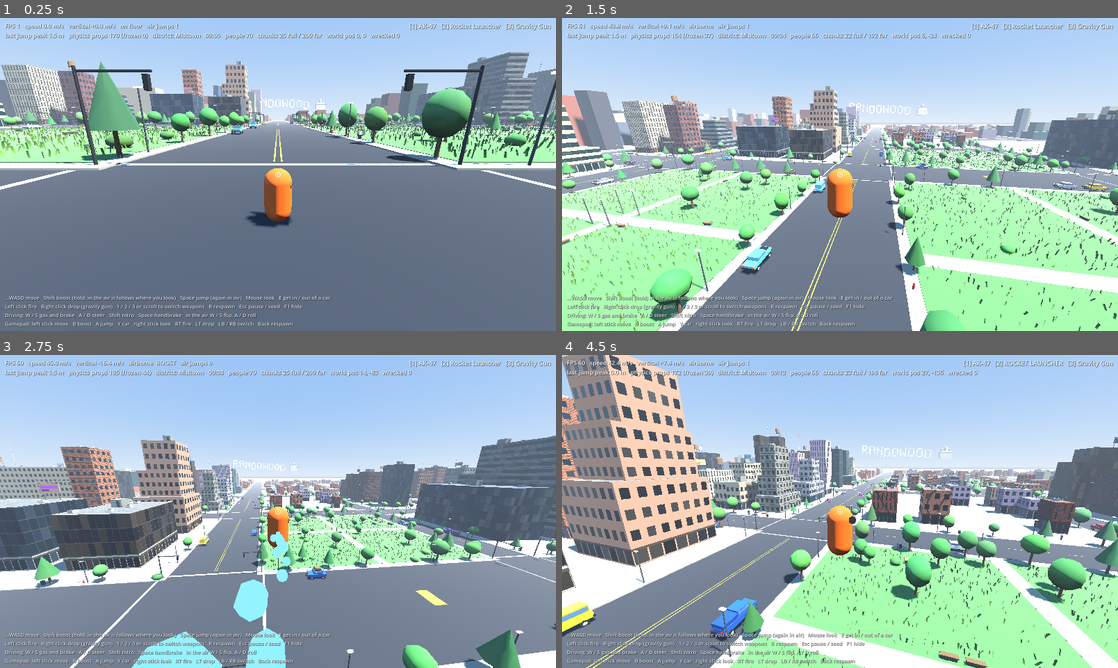
Above: before the commit, frames 1-4 (two rows, left to right).
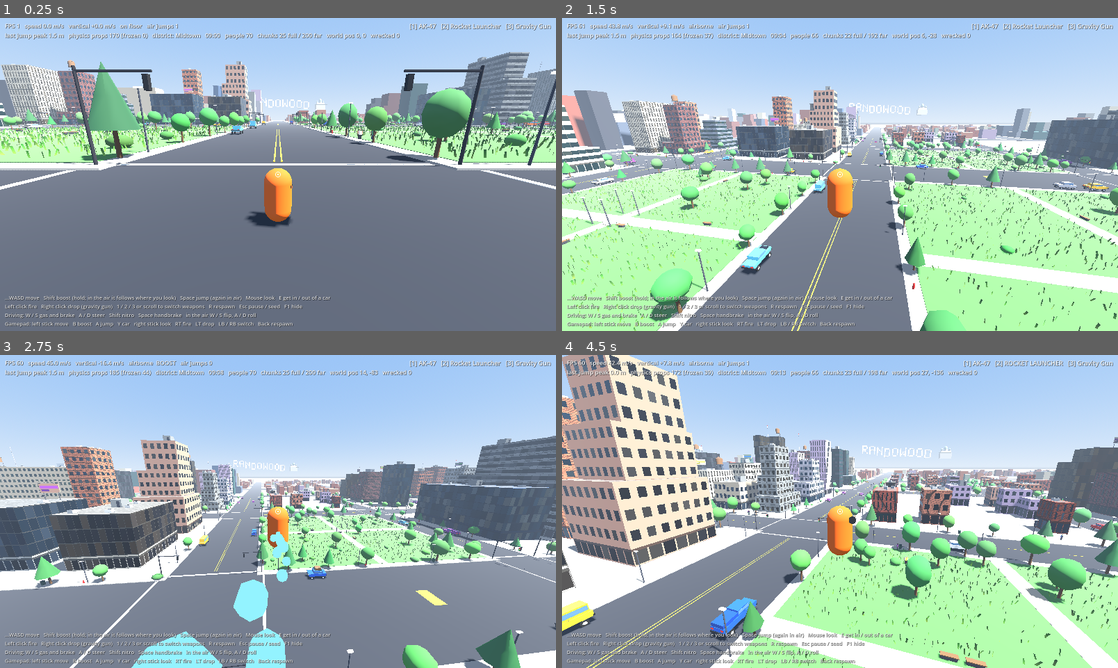
Above: after the commit, the same moments.

Repository: ashalluf/rando-game
Game: Godot game, scene res://scenes/levels/city.tscn
Two runs of this game, one before a commit and one after it. Both use one fixed random seed, a clock stepped at 60 frames per second and the inputs below.
Inputs (mouse positions are in pixels of both pictures, inside the frame that each line leads up to):
- Up to frame 1 (0.25 s): no input
- Up to frame 2 (1.5 s): move the mouse to (867, 174) at 0.52 s; hold Shift (boost) 0.53-1.28 s; hold W (move_forward) from 0.53 s (still down); tap Space (jump) at 0.77 s; move the mouse to (812, 174) at 1.27 s; right-click (812, 174) at 1.35 s
- Up to frame 3 (2.75 s): keep holding W (move_forward); tap Space (jump) at 1.52 s; tap Shift (boost) at 1.55 s; move the mouse to (289, 505) at 2.02 s; hold Shift (boost) from 2.03 s (still down)
- Up to frame 4 (4.5 s): keep holding W (move_forward); move the mouse to (834, 517) at 2.77 s; release Shift (boost) at 2.78 s; click (834, 517) at 2.85 s; tap Space (jump) at 3.02, 3.77 s; tap Shift (boost) at 3.05 s; move the mouse to (878, 514) at 3.52 s; hold Shift (boost) 3.53-4.28 s; tap E (interact) at 3.6 s; move the mouse to (795, 508) at 4.27 s; tap Mouse wheel up (next_weapon) at 4.35 s

The runs differ from the first frame. In frame 1, 3.5% of the frame differs, in the area x 0-100%, y 14-66%; in frame 2, 3.1%; in frame 3, 3.8%; in frame 4, 15%, in the area x 0-100%, y 0-100%.

Commit message:
Fix car physics (drove backwards, would not turn) and add moonlight
Measured headless: Godot's engine_force pushes toward local +Z, which is
the tail of the model, so it is negated now and reverse works the right
way. Under power the car pitched onto its rear wheels because the center
of mass was high and the suspension travel exceeded its rest length, so
the front tires never gripped. Now: custom low center of mass, springs
60 / rest 0.35 / travel 0.2, max force 50000, damping 0.8 / 1.2, grip
10.5, roll influence 0.1, angular damp 0.5, W flips nose-down in the
air. The smoke test asserts driving toward the headlights and a flat
right turn.

Night: bright blue-white moon (0.55 energy), deep blue sky and fog
instead of black, fixed-color ambient so streets stay readable.

How to test: get in a car, W goes toward the headlights, D turns right,
corners stay flat. Wait for 21:00 or open the web build with ?hour=22.

Co-Authored-By: Claude Fable 5.1 <noreply@anthropic.com>
Claude-Session: https://claude.ai/code/session_013mJoQrtobT2mZqUs9rjLvy

Diff:
--- a/scripts/vehicles/vehicle.gd
+++ b/scripts/vehicles/vehicle.gd
@@ -22,7 +22,7 @@
 @export var brake_force: float = 80.0
 @export var handbrake_force: float = 40.0
 ## Max steering angle (radians).
-@export var max_steer: float = 0.55
+@export var max_steer: float = 0.5
 ## How fast the wheels turn toward the stick (higher = twitchier).
 @export var steer_speed: float = 8.0
 ## Steering shrinks at speed so the car does not spin out: full steer below this speed (m/s).
@@ -36,11 +36,20 @@
 @export var upright_torque: float = 25000.0
 
 @export_group("Suspension")
-@export var suspension_travel: float = 0.45
-@export var suspension_stiffness: float = 28.0
-@export var damping_compression: float = 1.2
-@export var damping_relaxation: float = 2.2
-@export var wheel_grip: float = 3.5
+## Soft springs plus a low center of mass keep the car flat and planted. Stiffer bounces.
+@export var suspension_stiffness: float = 60.0
+@export var suspension_rest_length: float = 0.35
+## Must stay smaller than the rest length or the wheels sink into the road.
+@export var suspension_travel: float = 0.2
+@export var suspension_max_force: float = 50000.0
+@export var damping_compression: float = 0.8
+@export var damping_relaxation: float = 1.2
+## Tire grip. Godot's default is 10.5; lower drifts more.
+@export var wheel_grip: float = 10.5
+## How much the tires transfer roll to the body (0 = never rolls over from cornering).
+@export var wheel_roll_influence: float = 0.1
+## Center of mass height above the wheel axles (meters). Low = stable, no wheelies.
+@export var center_of_mass_height: float = 0.1
 
 var body_type: BodyType = BodyType.SEDAN
 var addon: Addon = Addon.NONE
@@ -72,8 +81,10 @@
 	collision_layer = 4
 	collision_mask = 7
 	mass = 1200.0
-	angular_damp = 1.5
+	angular_damp = 0.5
 	linear_damp = 0.05
+	center_of_mass_mode = RigidBody3D.CENTER_OF_MASS_MODE_CUSTOM
+	center_of_mass = Vector3(0.0, center_of_mass_height, 0.0)
 	_build()
 
 
@@ -137,15 +148,16 @@
 	var speed := linear_velocity.dot(-global_basis.z)
 	var boost := nitro_multiplier if Input.is_action_pressed("boost") else 1.0
 	var fade := clampf(1.0 - absf(speed) / top_speed, 0.0, 1.0)
+	# Godot's engine_force pushes toward local +Z, which is the tail of our model, so negate it.
 	if throttle > 0.0:
-		engine_force = throttle * engine_power * boost * (fade if boost == 1.0 else maxf(fade, 0.3))
+		engine_force = -throttle * engine_power * boost * (fade if boost == 1.0 else maxf(fade, 0.3))
 		brake = 0.0
 	elif throttle < 0.0:
 		if speed > 1.0:
 			engine_force = 0.0
 			brake = brake_force
 		else:
-			engine_force = throttle * reverse_power
+			engine_force = -throttle * reverse_power
 			brake = 0.0
 	else:
 		engine_force = 0.0
@@ -156,7 +168,8 @@
 	_steer_target = -input.x * max_steer * steer_factor
 	steering = lerpf(steering, _steer_target, 1.0 - exp(-steer_speed * delta))
 	if is_airborne():
-		apply_torque(global_basis.x * (-input.y) * air_torque + global_basis.z * (-input.x) * air_torque * 0.7)
+		# W = nose down (front flip), S = nose up, A / D = roll.
+		apply_torque(global_basis.x * input.y * air_torque + global_basis.z * (-input.x) * air_torque * 0.7)
 	elif global_basis.y.y < 0.2 and linear_velocity.length() < 3.0:
 		# Upside down and stuck: roll back onto the wheels.
 		var axis := global_basis.z
@@ -296,13 +309,14 @@
 	wheel.use_as_traction = true
 	wheel.use_as_steering = front
 	wheel.wheel_radius = 0.42
-	wheel.wheel_rest_length = 0.3
+	wheel.wheel_rest_length = suspension_rest_length
 	wheel.suspension_travel = suspension_travel
 	wheel.suspension_stiffness = suspension_stiffness
+	wheel.suspension_max_force = suspension_max_force
 	wheel.damping_compression = damping_compression
 	wheel.damping_relaxation = damping_relaxation
 	wheel.wheel_friction_slip = wheel_grip
-	wheel.wheel_roll_influence = 0.05
+	wheel.wheel_roll_influence = wheel_roll_influence
 	add_child(wheel)
 	wheels.append(wheel)
 	var mesh := MeshInstance3D.new()
--- a/scripts/world/day_night.gd
+++ b/scripts/world/day_night.gd
@@ -9,14 +9,19 @@
 @export var sun_rotation_z_degrees: float = 35.0
 @export var day_sun_color: Color = Color(1.0, 0.97, 0.9)
 @export var dusk_sun_color: Color = Color(1.0, 0.6, 0.35)
-@export var night_sun_color: Color = Color(0.45, 0.55, 0.8)
+@export var night_sun_color: Color = Color(0.62, 0.72, 1.0)
 @export var day_sun_energy: float = 1.0
-@export var night_sun_energy: float = 0.12
+@export var night_sun_energy: float = 0.55
 @export var day_sky_top: Color = Color(0.33, 0.55, 0.92)
 @export var day_horizon: Color = Color(0.78, 0.86, 0.96)
 @export var dusk_horizon: Color = Color(0.95, 0.6, 0.4)
-@export var night_sky_top: Color = Color(0.02, 0.03, 0.08)
-@export var night_horizon: Color = Color(0.08, 0.1, 0.18)
+@export var night_sky_top: Color = Color(0.05, 0.08, 0.18)
+@export var night_horizon: Color = Color(0.16, 0.2, 0.34)
+## Ambient light color and strength by day and by night (moonlight).
+@export var day_ambient: Color = Color(0.62, 0.7, 0.85)
+@export var night_ambient: Color = Color(0.3, 0.38, 0.6)
+@export var day_ambient_energy: float = 0.55
+@export var night_ambient_energy: float = 0.55
 @export_node_path("DirectionalLight3D") var sun_path: NodePath
 @export_node_path("WorldEnvironment") var environment_path: NodePath
 
@@ -81,8 +86,10 @@
 	night_factor = 1.0 - clampf((elevation + 0.05) * 6.0, 0.0, 1.0)
 	var dusk := clampf(1.0 - absf(elevation) * 5.0, 0.0, 1.0) * float(elevation > -0.15)
 	if _sun:
-		var pitch := -elevation * 85.0 if elevation > 0.0 else -8.0
-		_sun.rotation_degrees = Vector3(pitch, 180.0 * t * (1.0 if elevation > 0.0 else 0.0) + sun_rotation_z_degrees, 0.0)
+		# By day the sun tracks the hour; by night the same light is a high, bright moon.
+		var pitch := -elevation * 85.0 if elevation > 0.0 else -55.0
+		var azimuth := 180.0 * t + sun_rotation_z_degrees if elevation > 0.0 else 120.0
+		_sun.rotation_degrees = Vector3(pitch, azimuth, 0.0)
 		_sun.light_color = day_sun_color.lerp(dusk_sun_color, dusk).lerp(night_sun_color, night_factor)
 		_sun.light_energy = lerpf(night_sun_energy, day_sun_energy, daylight)
 		_sun.shadow_enabled = true
@@ -93,5 +100,7 @@
 		_sky.ground_horizon_color = horizon
 	if _env:
 		_env.fog_light_color = day_horizon.lerp(night_horizon, night_factor)
-		_env.ambient_light_sky_contribution = lerpf(0.25, 0.45, daylight)
+		_env.ambient_light_source = Environment.AMBIENT_SOURCE_COLOR
+		_env.ambient_light_color = day_ambient.lerp(night_ambient, night_factor)
+		_env.ambient_light_energy = lerpf(day_ambient_energy, night_ambient_energy, night_factor)
 	RenderingServer.global_shader_parameter_set("night_factor", night_factor)
--- a/tests/smoke_test.gd
+++ b/tests/smoke_test.gd
@@ -272,11 +272,22 @@
 		await _press("interact")
 		_check(player.is_driving() and player.vehicle == car, "interact gets into the nearest car")
 		var start: Vector3 = car.global_position
+		var nose: Vector3 = -car.global_basis.z
 		Input.action_press("move_forward")
 		await _ticks(120)
+		var driven: float = (car.global_position - start).dot(nose)
+		_check(driven > 8.0, "car drives toward its headlights %.1f m in 2 s" % driven)
+		var yaw0: float = car.rotation.y
+		Input.action_press("move_right")
+		await _ticks(45)
+		Input.action_release("move_right")
 		Input.action_release("move_forward")
-		var driven: float = car.global_position.distance_to(start)
-		_check(driven > 8.0, "car drives forward %.1f m in 2 s" % driven)
+		var turned: float = wrapf(car.rotation.y - yaw0, -PI, PI)
+		var planted := 0
+		for w in car.wheels:
+			if w.is_in_contact():
+				planted += 1
+		_check(turned < -0.15 and car.global_basis.y.y > 0.9, "D turns the car right (%.2f rad) and it stays flat (%d wheels down)" % [turned, planted])
 		await _ticks(30)
 		await _press("interact")
 		_check(not player.is_driving() and player.visible and player.global_position.distance_to(car.global_position) < 5.0, "interact gets out next to the car")
Not shown, changed: docs/GAME_PLAN.md
